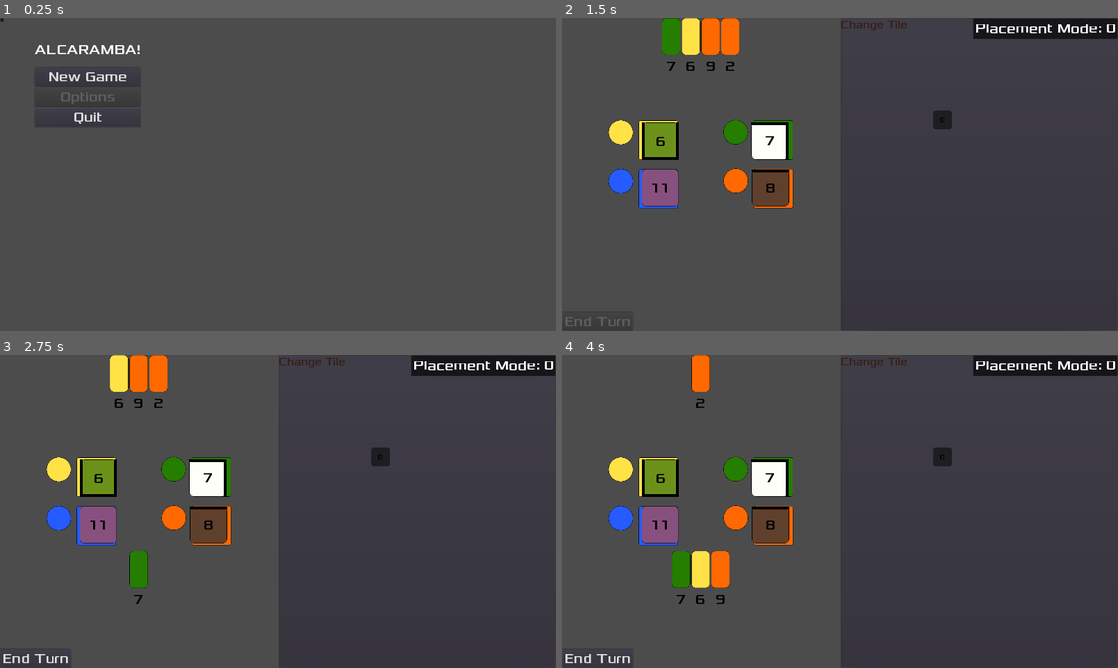
Above: before the commit, frames 1-4 (two rows, left to right).
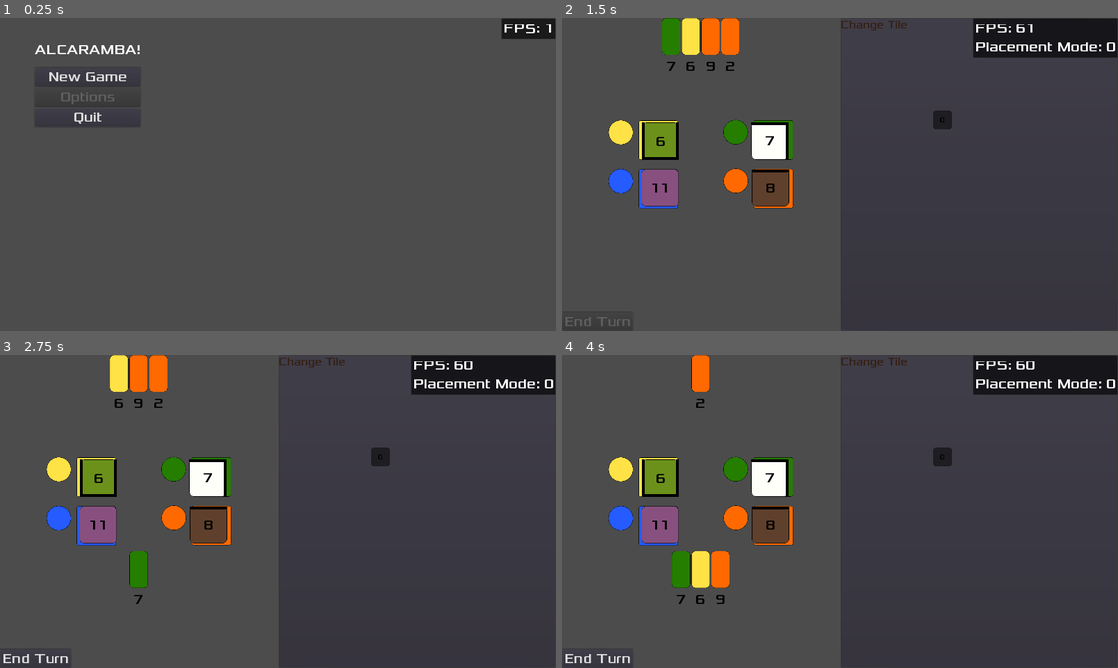
Above: after the commit, the same moments.

Repository: Structed/alcaramba
Game: Godot game, scene res://Drawable/MainMenu/MainMenu.tscn
Two runs of this game, one before a commit and one after it. Both use one fixed random seed, a clock stepped at 60 frames per second and the inputs below.
Inputs:
- Up to frame 1 (0.25 s): no input
- Up to frame 2 (1.5 s): click "New Game" at 0.5 s; click "Start Game" at 1.25 s
- Up to frame 3 (2.75 s): click "7" at 2 s
- Up to frame 4 (4 s): click "6" at 2.75 s; click "9" at 3.5 s

The runs differ from the first frame. In frame 1, 0.6% of the frame differs, in the area x 0-100%, y 0-7%; in frame 2, 1.9%; in frame 3, 1.9%, in the area x 74-100%, y 2-13%; in frame 4, 1.9%.

Commit message:
Viewport refactoring and Town click fixing (#31)
* Re-organised debug drawing to be in Global, instead of Game

* Re-organised scene tree for game to be in more global canvas layers, to improve flexibility later on

* Container in Game.tscn now pass mouse clicks

* fix: input handling for Town

Use `_unhandled_input()` instead of re-checking every input with `_input()` on Town. This fixes that Town received clicks from everywhere, even through other controls (which should nto happen)

When drawing tiles, set their mouse_filter to IGNORE

Diff:
--- a/src/alcaramba/Drawable/Game/Game.gd
+++ b/src/alcaramba/Drawable/Game/Game.gd
@@ -3,15 +3,14 @@
 onready var _town = get_node("%Town")
 
 var _selected_tile: TileCardDrawable
+onready var _market := get_node("%Market")
+
 
 # Called when the node enters the scene tree for the first time.
 func _ready():
-	OverlayDebugInfo.show()
-	OverlayDebugInfo.set_horizontal_align_right()
-	OverlayDebugInfo.set_vertical_align_top()
 
 
-	$Market.get_node("TileMarket").connect("tile_card_selected", self, "_on_tile_card_selected")
+	_market.get_node("TileMarket").connect("tile_card_selected", self, "_on_tile_card_selected")
 
 
 func _on_tile_card_selected(card_node: TileCardDrawable):
--- a/src/alcaramba/Drawable/Game/Game.tscn
+++ b/src/alcaramba/Drawable/Game/Game.tscn
@@ -4,23 +4,38 @@
 [ext_resource path="res://Drawable/Market/Market.tscn" type="PackedScene" id=2]
 [ext_resource path="res://Drawable/Town/Town.tscn" type="PackedScene" id=3]
 
-[node name="Game" type="HBoxContainer"]
+[node name="Game" type="Node"]
+script = ExtResource( 1 )
+
+[node name="Board" type="CanvasLayer" parent="."]
+
+[node name="MarginContainer" type="MarginContainer" parent="Board"]
 anchor_right = 1.0
 anchor_bottom = 1.0
-script = ExtResource( 1 )
+mouse_filter = 2
 
-[node name="Market" parent="." instance=ExtResource( 2 )]
+[node name="Game" type="HBoxContainer" parent="Board/MarginContainer"]
+margin_right = 1920.0
+margin_bottom = 1080.0
+mouse_filter = 2
+
+[node name="Market" parent="Board/MarginContainer/Game" instance=ExtResource( 2 )]
+unique_name_in_owner = true
 anchor_right = 0.0
 anchor_bottom = 0.0
 margin_right = 958.0
 margin_bottom = 1080.0
 
-[node name="TownPanelContainer" type="PanelContainer" parent="."]
+[node name="TownPanelContainer" type="PanelContainer" parent="Board/MarginContainer/Game"]
 margin_left = 962.0
 margin_right = 1920.0
 margin_bottom = 1080.0
+mouse_filter = 2
 size_flags_horizontal = 3
 size_flags_vertical = 3
 
-[node name="Town" parent="TownPanelContainer" instance=ExtResource( 3 )]
+[node name="Town" parent="Board/MarginContainer/Game/TownPanelContainer" instance=ExtResource( 3 )]
 unique_name_in_owner = true
+
+[node name="UI" type="CanvasLayer" parent="."]
+layer = 2
--- a/src/alcaramba/Drawable/Town/Town.gd
+++ b/src/alcaramba/Drawable/Town/Town.gd
@@ -52,7 +52,7 @@
 	OverlayDebugInfo.set_label("PlacementMode",  "Placement Mode: "+ _placement_mode as String)
 
 
-func _input(event):
+func _unhandled_input(event: InputEvent):
 	# if _placement_mode is set for placing or removing
 	if _placement_mode != 0:
 		# if mouse is pressed
@@ -284,6 +284,10 @@
 	var world_position = tile_map.map_to_world(Vector2(x, y))
 	tile_node.set_position(world_position)
 	tile_node.set_scale(Vector2(0.5, 0.5))
+
+	# Do not capture mouse clicks, as the clicks will be handled by the TileMap
+	tile_node.mouse_filter = Control.MOUSE_FILTER_IGNORE
+
 	tile_map.add_child(tile_node)
 
 
--- a/src/alcaramba/Global.gd
+++ b/src/alcaramba/Global.gd
@@ -13,6 +13,12 @@
 
 # Called when the node enters the scene tree for the first time.
 func _ready():
+	OverlayDebugInfo.layer = 10
+	OverlayDebugInfo.set_horizontal_align_right()
+	OverlayDebugInfo.set_vertical_align_top()
+
+	OverlayDebugInfo.show()
+
 	randomize()
 
 	stack_money.initialize_for_game_start()
@@ -25,3 +31,7 @@
 #	for card in cards:
 #		print_debug("Value: %d; Type: %d; Walls: %d" % [card._value, card._tile_type, card._walls])
 #		card.print_enabled_walls()
+
+
+func _process(_delta):
+	OverlayDebugInfo.set_label("fps", "FPS: %d" % Engine.get_frames_per_second())
